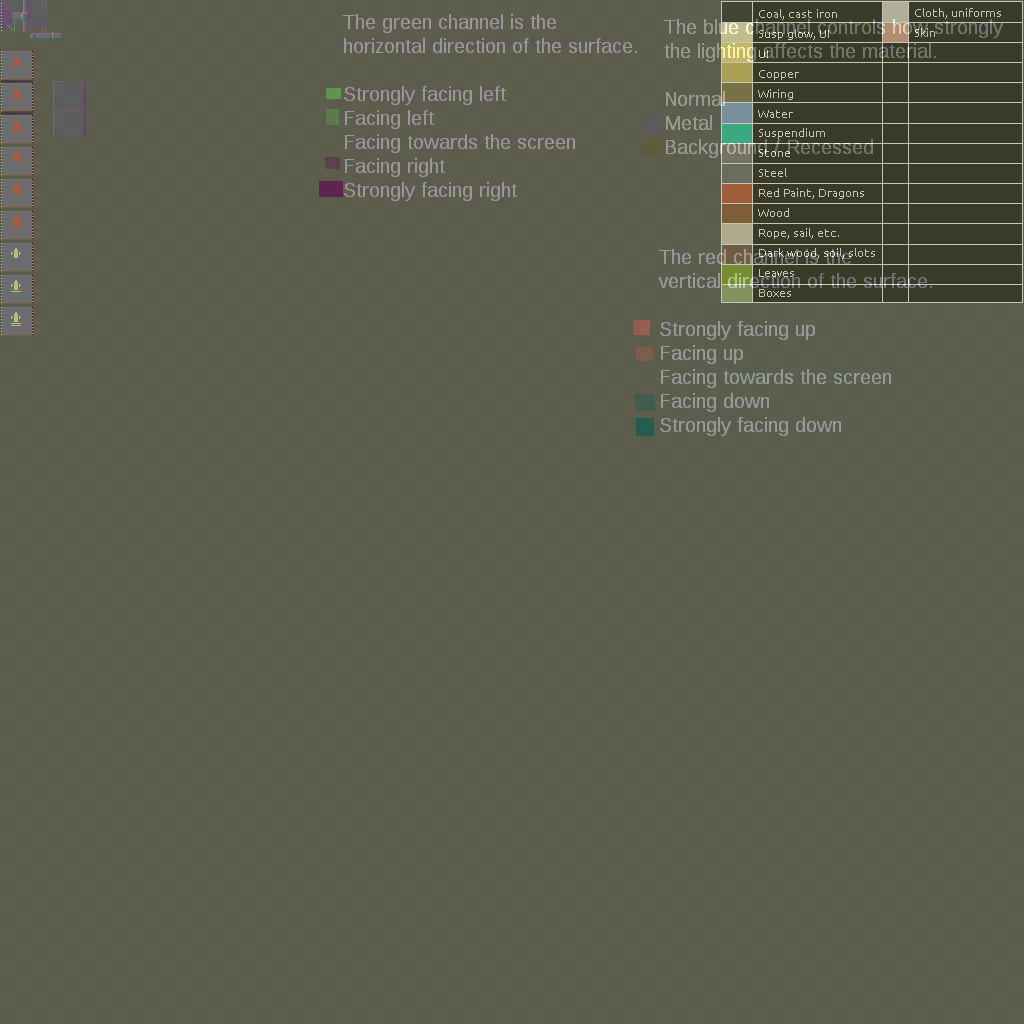
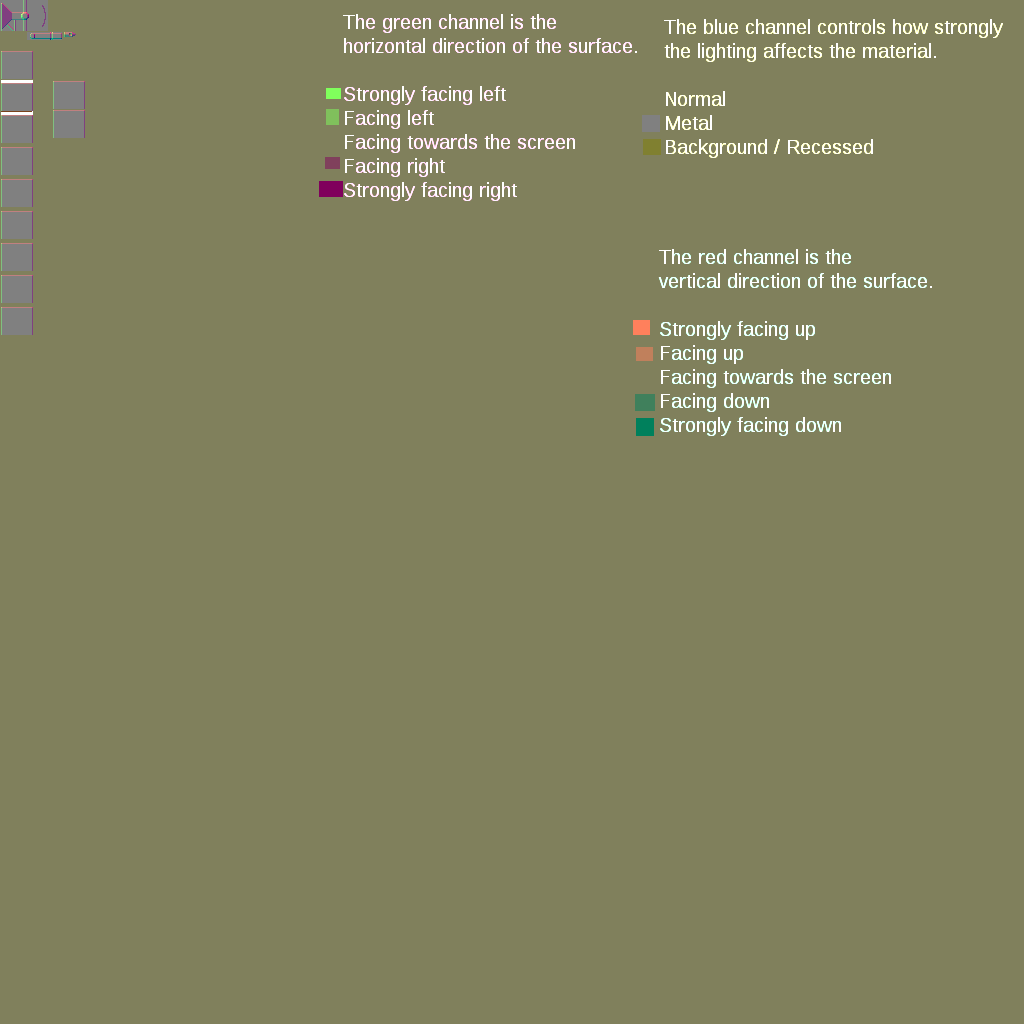
Two versions of the same layered image (1024 × 1024). Layer-by-layer changes:
"my_spritesheet_bump": opacity 45% → 100% over 0, 0, 1024, 1024
painted on "Shiny" over 64, 32, 76, 37
painted on "Horizontal" over 64, 32, 76, 37
painted on "Vertical" over 64, 32, 75, 37
painted on "my_spritesheet" over 64, 32, 76, 37
hid "16x16 grid" over 0, 0, 1024, 1024
